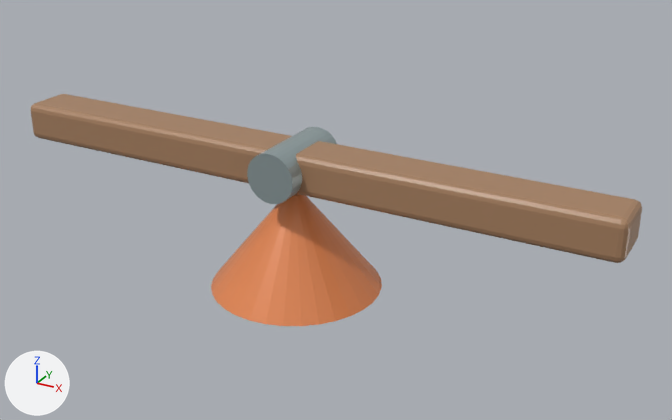
Before and after pictures for a commit that changed the Blender file assets/blender-source/lever.blend.
Both versions are drawn from a camera (50 mm lens) standing at (1.78, -2.9, 1.81) and looking at (0.14, 0.08, 0.32). The axes (+X, +Y, +Z) are drawn at lower left. The lights are the same throughout. The older version comes first.

Objects in the first picture: 'Fulcrum', 'Lever_Beam', 'Pivot_Pin'.
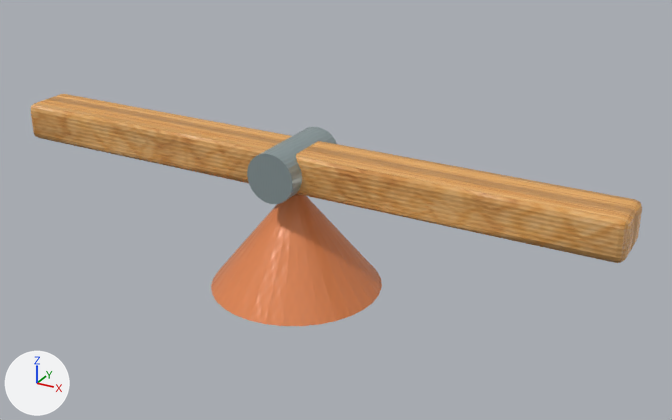
What differs and where, as boxes (x1, y1, x2, y2) in the pictures (672 x 420 px):
'Lever_Beam', surface changed (brown to orange)
    both: (31, 94, 642, 263)

What changed in the scene script:
```text
Add img_pl_lever_beam_mat_roughness:
    img_pl_lever_beam_mat_roughness = load_image('PL_Lever_Beam_mat_Roughness', '_unpacked/PL_Lever_Beam_mat_Roughness', 128, 128, 'Non-Color')
Add img_pl_lever_beam_mat_normal:
    img_pl_lever_beam_mat_normal = load_image('PL_Lever_Beam_mat_Normal', '_unpacked/PL_Lever_Beam_mat_Normal', 128, 128, 'Non-Color')
Add img_pl_lever_beam_mat_basecolor:
    img_pl_lever_beam_mat_basecolor = load_image('PL_Lever_Beam_mat_BaseColor', '_unpacked/wood_basecolor.png', 1536, 1024, 'sRGB')
Change mat_pl_lever_beam_mat:
    remove # nodes: BsdfPrincipled, OutputMaterial
    remove # colours: brown #a88161
    nodes: BsdfPrincipled, NormalMap, OutputMaterial, TexImage x3
    uses the picture img_pl_lever_beam_mat_basecolor
    uses the picture img_pl_lever_beam_mat_normal
    uses the picture img_pl_lever_beam_mat_roughness
```
